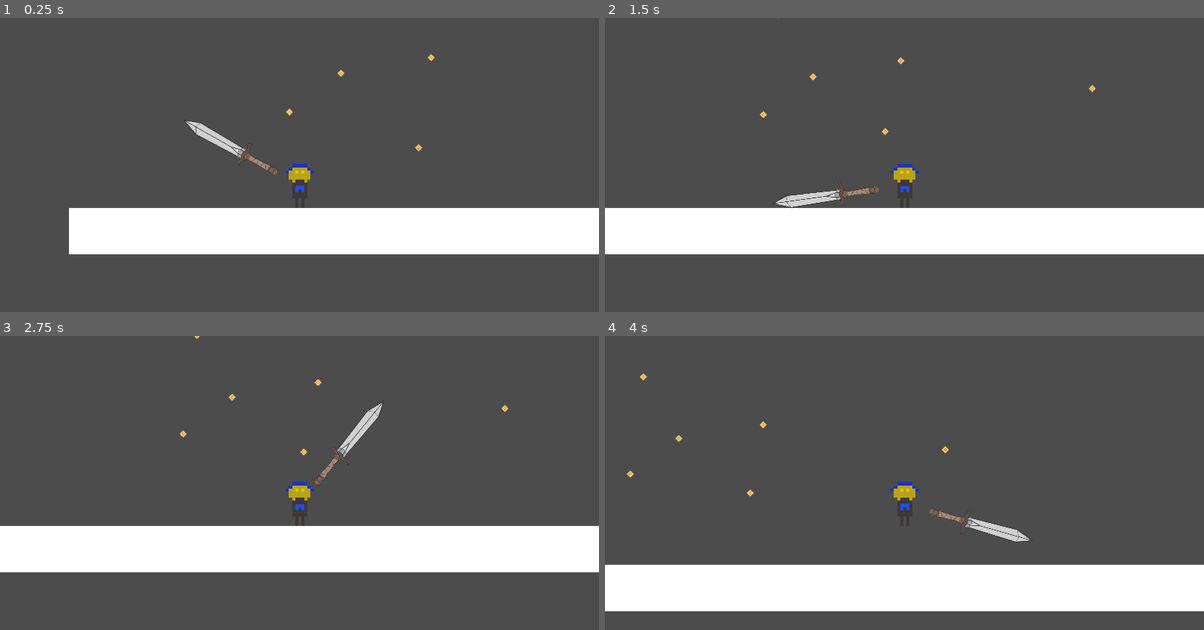
Above: before the commit, frames 1-4 (two rows, left to right).
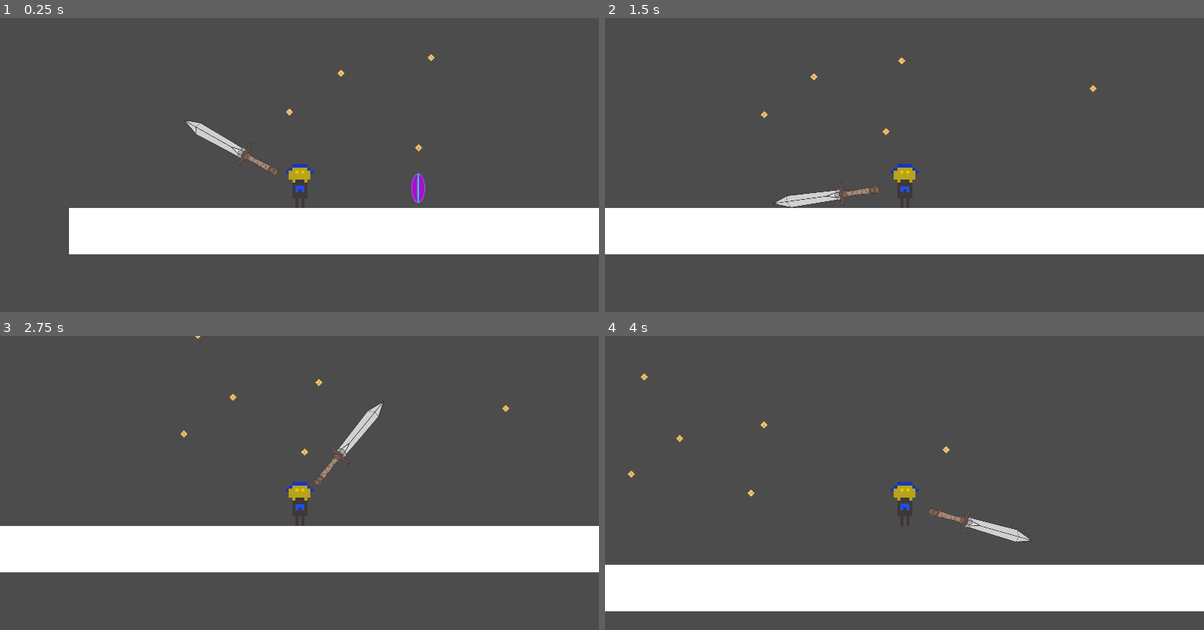
Above: after the commit, the same moments.

Repository: Lorem-Ipsum-Server-Place/GMTK2021-Game
Game: Godot game, scene res://Level.tscn
Two runs of this game, one before a commit and one after it. Both use one fixed random seed, a clock stepped at 60 frames per second and the inputs below. This scene is started directly instead of the project's main scene.
Inputs (mouse positions are in pixels of both pictures, inside the frame that each line leads up to):
- Up to frame 1 (0.25 s): no input
- Up to frame 2 (1.5 s): move the mouse to (1036, 167) at 0.52 s; hold D (game_right) from 0.53 s (still down); tap Space (game_jump) at 0.77 s; move the mouse to (784, 203) at 1.27 s
- Up to frame 3 (2.75 s): tap Space (game_jump) at 1.52 s; move the mouse to (359, 430) at 2.02 s; release D (game_right) at 2.03 s; hold A (game_left) from 2.03 s (still down)
- Up to frame 4 (4 s): move the mouse to (874, 571) at 2.77 s; release A (game_left) at 2.78 s; hold D (game_right) from 2.78 s (still down); tap Space (game_jump) at 3.02, 3.77 s; move the mouse to (1084, 553) at 3.52 s

The runs differ from the first frame. In frame 1, 0.2% of the frame differs, in the area x 68-72%, y 52-63%; in frame 2, less than 0.1%; in frame 3, less than 0.1%; in frame 4, 0.1%.

Commit message:
Auto stash before merge of "Powerups" and "origin/master"

Diff:
--- a/Level.tscn
+++ b/Level.tscn
@@ -1,13 +1,14 @@
-[gd_scene load_steps=6 format=2]
+[gd_scene load_steps=7 format=2]
 
 [ext_resource path="res://Player.tscn" type="PackedScene" id=1]
 [ext_resource path="res://DebugPlatform.tscn" type="PackedScene" id=2]
 [ext_resource path="res://FlyingEnemy.tscn" type="PackedScene" id=3]
 [ext_resource path="res://GameState.tscn" type="PackedScene" id=4]
-[ext_resource path="res://Level.gd" type="Script" id=5]
+[ext_resource path="res://Pickup_Temp.tscn" type="PackedScene" id=5]
+[ext_resource path="res://Level.gd" type="Script" id=6]
 
 [node name="GameWorld" type="Node2D"]
-script = ExtResource( 5 )
+script = ExtResource( 6 )
 
 [node name="DebugPlatform" parent="." instance=ExtResource( 2 )]
 position = Vector2( 1026.34, 1007.18 )
@@ -38,5 +39,11 @@
 position = Vector2( 265.204, 853.57 )
 scale = Vector2( 2, 2 )
 
+[node name="Pickup_Temp" parent="." instance=ExtResource( 5 )]
+position = Vector2( 645.516, 869.672 )
+
 [connection signal="player_dead" from="GameState" to="Player" method="_on_GameState_player_dead"]
+[connection signal="collect_pickup" from="Player" to="Pickup_Temp" method="_on_Player_collect_pickup"]
 [connection signal="damage_player" from="Player" to="GameState" method="_on_Player_damage_player"]
+[connection signal="boostJumps" from="Pickup_Temp" to="Player" method="_on_Pickup_Temp_boostJumps"]
+[connection signal="boostspeed" from="Pickup_Temp" to="Player" method="_on_Pickup_Temp_boostspeed"]
--- /dev/null
+++ b/Pickup_Temp.gd
@@ -0,0 +1,41 @@
+extends KinematicBody2D
+
+const morejumps = 1
+const speedboost = 50
+var speed = 0
+var freeme = false
+var regenerate = 0
+var random_pickup = 0
+
+
+
+signal boostspeed(increase)
+signal boostJumps(Jumping)
+
+
+func _ready():
+	randomize()
+	random_pickup = randi() % 3
+
+
+
+func _on_Player_collect_pickup():
+	regenerate = 1
+	if random_pickup == 2:
+		emit_signal("boostspeed", speedboost )
+	if random_pickup == 1:
+		emit_signal("boostJumps", morejumps )
+	print(random_pickup)
+	freeme = true
+
+
+
+func _process(delta):
+	if regenerate == 1:
+		randomize()
+		random_pickup = randi() % 3
+		regenerate = 0
+		#print(regenerate)
+		#print(random_pickup)
+	if freeme:
+		free()
--- /dev/null
+++ b/Pickup_Temp.tscn
@@ -0,0 +1,17 @@
+[gd_scene load_steps=4 format=2]
+
+[ext_resource path="res://Temp_Pickup.png" type="Texture" id=1]
+[ext_resource path="res://Pickup_Temp.gd" type="Script" id=2]
+
+[sub_resource type="CapsuleShape2D" id=1]
+radius = 23.4725
+height = 49.9169
+
+[node name="Pickup_Temp" type="KinematicBody2D"]
+script = ExtResource( 2 )
+
+[node name="Temp_Pickup" type="Sprite" parent="."]
+texture = ExtResource( 1 )
+
+[node name="CollisionShape2D" type="CollisionShape2D" parent="."]
+shape = SubResource( 1 )
--- a/Player.gd
+++ b/Player.gd
@@ -5,19 +5,21 @@
 	LEFT
 }
 
+
+
 var player_velocity = Vector2()
 var jump_count = 1
 var player_weapon = null
 var player_direction = PlayerDirection.RIGHT
 var is_invincible = false
-
-
+var PLAYER_MOVE_SPEED = INITIAL_PLAYER_MOVE_SPEED
+var PLAYER_JUMP_COUNT = INITIAL_PLAYER_JUMP_COUNT
 var dead = false
 
 
-const PLAYER_MOVE_SPEED = 450
+const INITIAL_PLAYER_MOVE_SPEED = 450
 const PLAYER_JUMP_VELOCITY = 1000
-const PLAYER_JUMP_COUNT = 2
+const INITIAL_PLAYER_JUMP_COUNT = 2
 const PLAYER_WEAPON_DISTANCE = 40
 const INVINCIBILITY_DURATION_SECONDS = 1
 const ENEMY_COLLISION_LAYERS = [2]
@@ -26,6 +28,7 @@
 const GRAVITY = 60
 
 signal damage_player()
+signal collect_pickup()
 
 # Load weapon scenes, we can choose from these on init
 onready var WEAPON_SWORD = load("res://weapon_sword.tscn")
@@ -61,7 +64,9 @@
 	if sword_position.y > 0:
 		weapon_rotation += PI
 
+
 	player_weapon.rotation = weapon_rotation
+
 
 	# We died during the physics processing, delete ourselves
 	if dead:
@@ -94,6 +99,15 @@
 		return true
 	return false
 
+
+func is_collider_pickup(collision: KinematicCollision2D):
+	var colliding_object_class = collision.collider.name
+
+	# Assume that all Pickups will have Pickup in their KinematicBody2D name
+	if colliding_object_class.find("Pickup") != -1:
+		print("Pickup!")
+		return true
+	return false
 func _physics_process(delta):
 	get_inputs()
 
@@ -109,6 +123,10 @@
 		var collision = get_slide_collision(i)
 		if not is_invincible and  is_collider_enemy(collision):
 			emit_signal("damage_player")
+		elif is_collider_pickup(collision):
+			emit_signal("collect_pickup")
+
+
 
 	# Ask the collision whether we're stood on something
 	if jump_count != PLAYER_JUMP_COUNT and is_on_floor():
@@ -137,3 +155,13 @@
 	$InvincibilityTimer.start(INVINCIBILITY_DURATION_SECONDS)
 	is_invincible = true
 	set_enemy_collisions(false)
+
+
+func _on_Pickup_Temp_boostspeed(increase):
+	PLAYER_MOVE_SPEED += increase
+	print("Boosting Speed")
+
+
+func _on_Pickup_Temp_boostJumps(Jumping):
+	PLAYER_JUMP_COUNT += Jumping
+	print("Boosting Jumps")
Binary file added: Temp_Pickup.png
Not shown, added: Temp_Pickup.png.import
